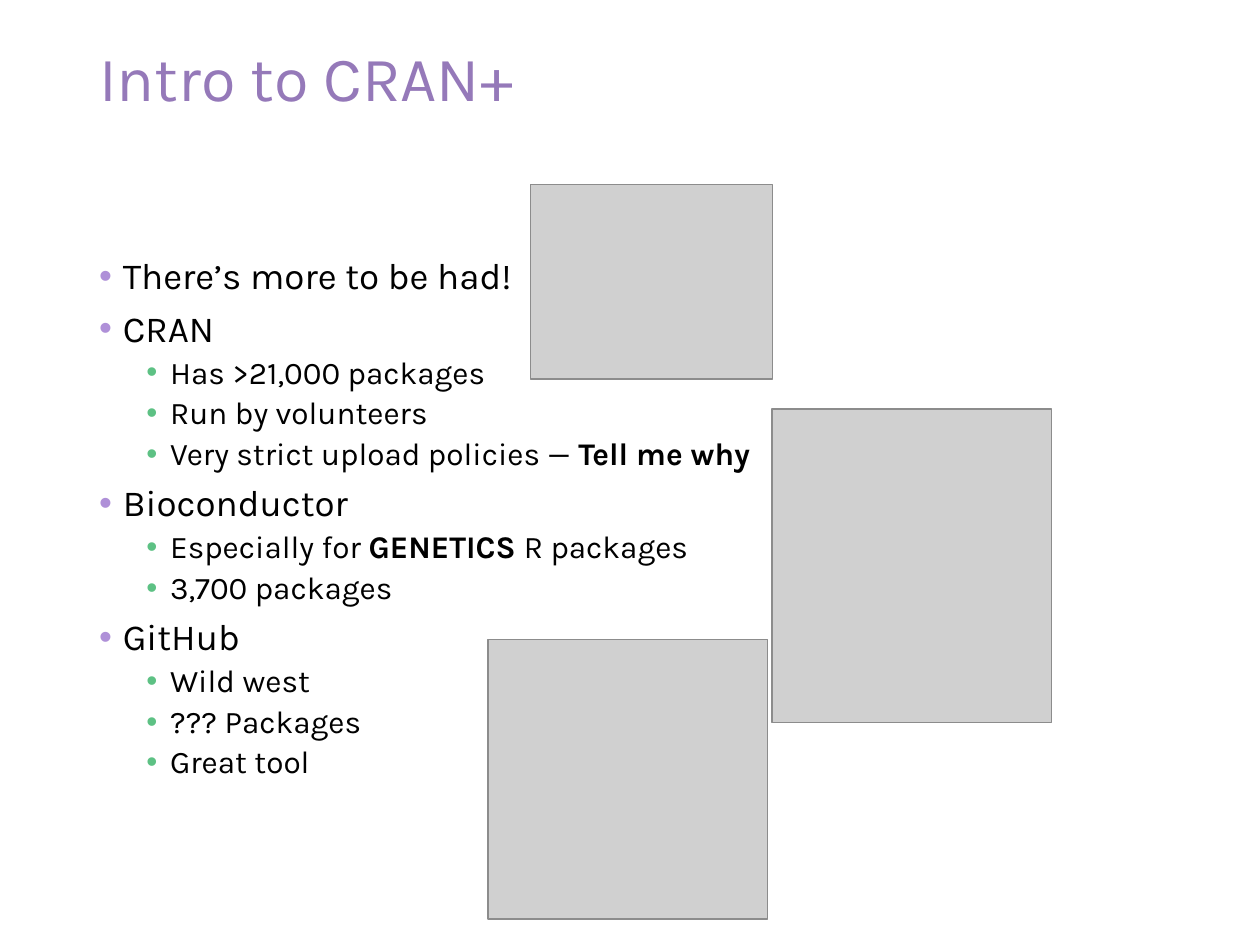
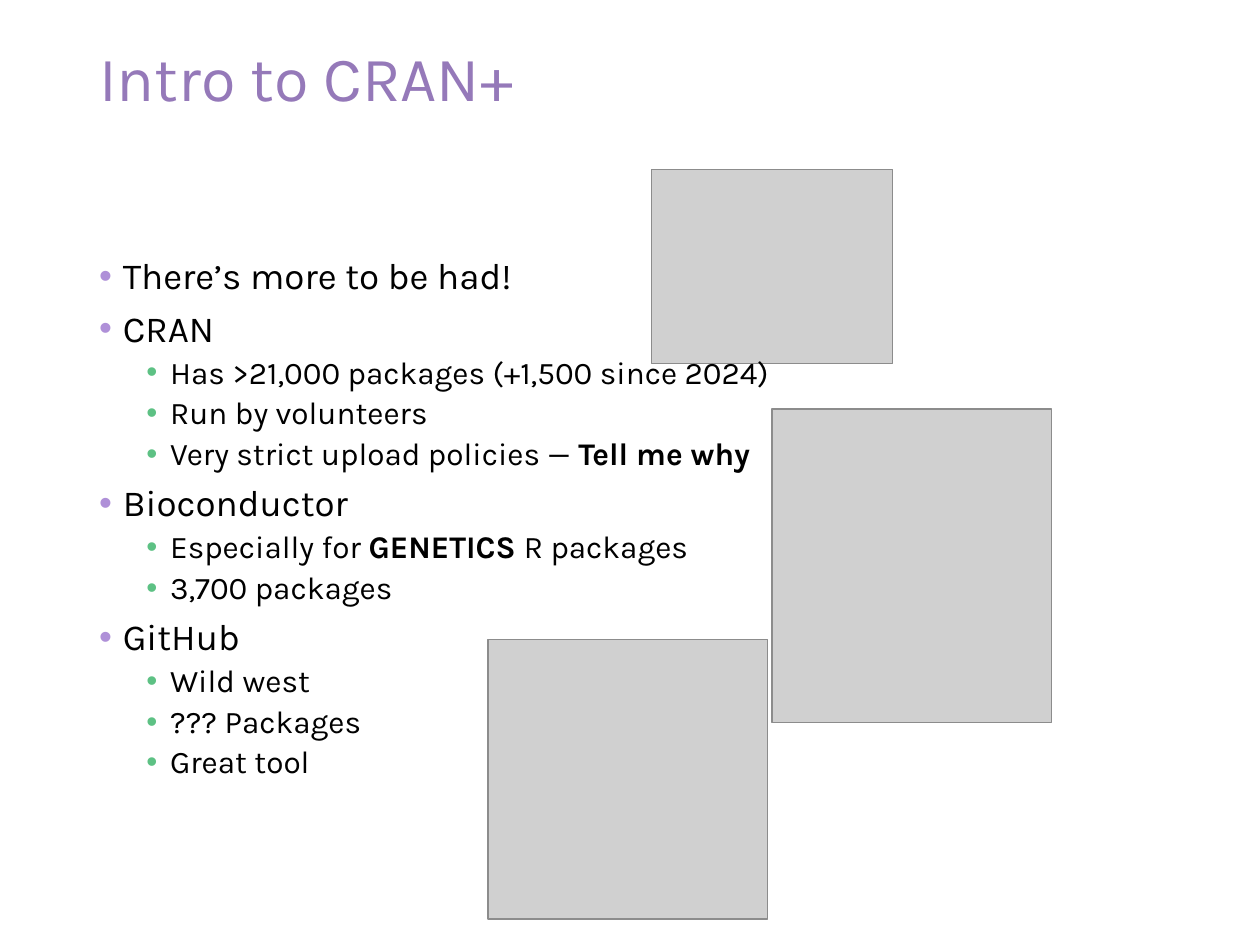
Before and after one commit to jbdorey/EvolutionPracs, a slide deck: slide 5 of EPrac2/BIOL365 Prac2_intro.pptx. Drawn at 1260x945 pixels with LibreOffice and Linux fonts; fonts in the diff are those of the drawing; grey boxes stand for pictures; background and template pictures are left out. Boxes give left, top, right and bottom in pixels: in the first picture for what was removed or moved away, otherwise in the second. Text is boxed around its words. In the diff, an @@ line names an element or a change of style, - is before the commit and + after.

```diff
--- a/EPrac2/BIOL365 Prac2_intro.pptx
+++ b/EPrac2/BIOL365 Prac2_intro.pptx
@@ picture: place and size @@
-picture at <box>530,185,772,379</box>
+picture at <box>651,169,893,363</box>
@@ text at <box>170,356,769,392</box>: text changed @@
-  • Has >21,000 packages
+  • Has >21,000 packages (+1,500 since 2024)
```
Also in this commit, not shown: 2 other slides changed, 17 other files.
